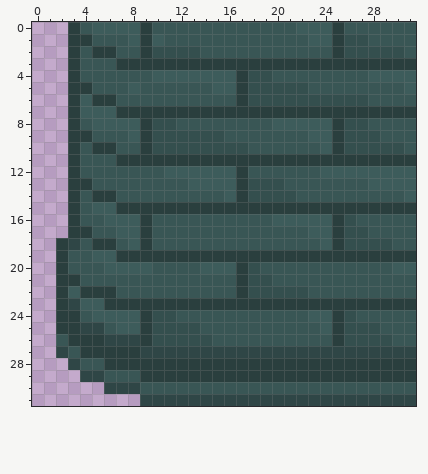
A pixel-art sprite gets an edit: Test/res/sprites/tiles/stone_wall_left_edge_base.png. The first picture shows the starting point.
The file is 32x32 pixels.
After:
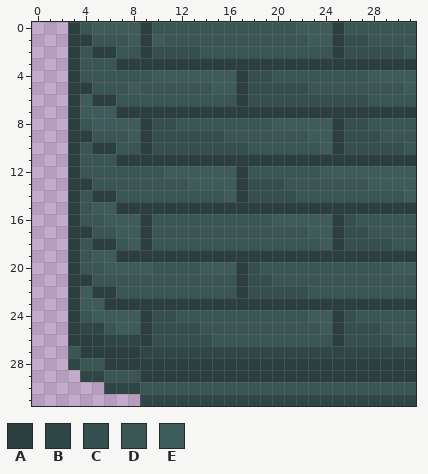
Palette (. is transparent): A #2a3f3e  B #2f4646  C #344f4e  D #395655  E #3d5c5b
From old to new:
y 18: x 2..3 AB -> .A
y 19..20: x 2..3 AD -> .A
y 21: x 2 A -> .; x 4 D -> A
y 22: x 2..4 AEA -> .AE
y 23: x 2..3 AB -> .A
y 24..25: x 2 A -> .
y 26: x 2 D -> .
y 27: x 2 B -> .
Where, in picture pixels (left, top, right, bottom), the same in both pictures:
changed: (56, 238, 92, 358)
